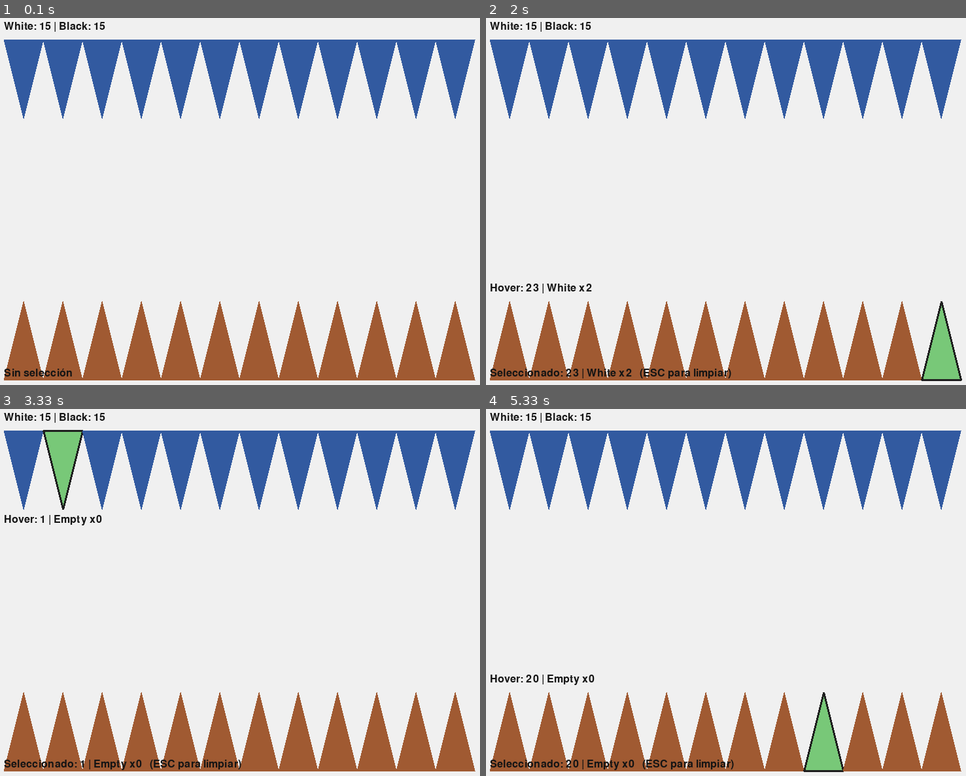
Above: before the commit, frames 1-4 (two rows, left to right).
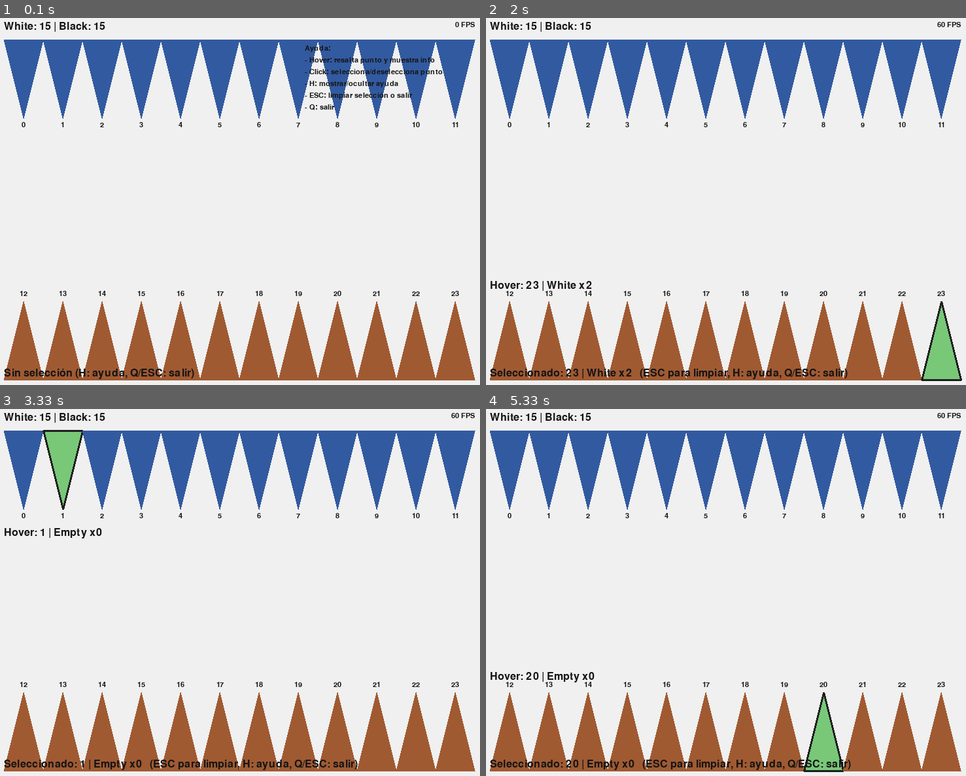
Above: after the commit, the same moments.

Repository: um-computacion/computacion-2025-backgammon-Macarena-Ardevol
Game: pygame game, started from backgammon/pygame_ui/__main__.py
The game is run twice, just before and just after one commit, with the same random seed, the same clock (stepped at 60 frames per second) and the same inputs.
Inputs (mouse positions are in pixels of both pictures, inside the frame that each line leads up to):
- Up to frame 1 (0.1 s): no input
- Up to frame 2 (2 s): hold H 0.33-0.8 s; move the mouse to (706, 227) at 0.37 s; click (562, 300) at 0.88 s; click (586, 65) at 1.22 s; click (601, 131) at 1.55 s; click (922, 359) at 1.88 s
- Up to frame 3 (3.33 s): click (163, 519) at 2.22 s; click (422, 702) at 2.55 s; click (67, 640) at 2.88 s; click (81, 467) at 3.22 s
- Up to frame 4 (5.33 s): click (601, 669) at 3.55 s; click (649, 713) at 3.88 s; click (567, 746) at 4.22 s; click (562, 625) at 4.55 s; click (754, 709) at 4.88 s; click (822, 731) at 5.22 s

The runs differ from the first frame. In frame 1, 1.4% of the frame differs, in the area x 4-99%, y 1-99%; in frame 2, 0.9%; in frame 3, 1.0%; in frame 4, 0.9%.

Commit message:
UI: índices 0..23, FPS y atajos (H/ESC/Q) en Pygame

Diff:
--- a/backgammon/pygame_ui/__main__.py
+++ b/backgammon/pygame_ui/__main__.py
@@ -51,6 +51,7 @@
         pygame.display.set_caption("Backgammon - UI mínima")
         clock = pygame.time.Clock()
         font = pygame.font.SysFont(None, 24)
+        font_small = pygame.font.SysFont(None, 16)
 
         board = Board()
         board.setup_initial()
@@ -59,6 +60,7 @@
         col_w = width / 12
 
         selected_idx = None
+        show_help = True  # H alterna ayuda
 
         running = True
         while running:
@@ -69,19 +71,20 @@
             for event in pygame.event.get():
                 if event.type == pygame.QUIT:
                     running = False
-                elif event.type == pygame.KEYDOWN and event.key == pygame.K_ESCAPE:
-                    # ESC: limpiar selección o salir si no hay selección
-                    if selected_idx is not None:
-                        selected_idx = None
-                    else:
+                elif event.type == pygame.KEYDOWN:
+                    if event.key == pygame.K_ESCAPE:
+                        if selected_idx is not None:
+                            selected_idx = None
+                        else:
+                            running = False
+                    elif event.key == pygame.K_q:
                         running = False
+                    elif event.key == pygame.K_h:
+                        show_help = not show_help
                 elif event.type == pygame.MOUSEBUTTONDOWN and event.button == 1:
                     # Click izquierdo: seleccionar/deseleccionar
                     if idx_hover is not None:
-                        if selected_idx == idx_hover:
-                            selected_idx = None
-                        else:
-                            selected_idx = idx_hover
+                        selected_idx = None if selected_idx == idx_hover else idx_hover
                     else:
                         selected_idx = None
 
@@ -127,6 +130,19 @@
             info = font.render(f"White: {white_total} | Black: {black_total}", True, TXT)
             screen.blit(info, (MARGIN, MARGIN - 28))
 
+            # Etiquetas 0..23 centradas por columna
+            for i in range(12):
+                cx = MARGIN + i * col_w + col_w / 2
+                # superior: debajo del triángulo
+                label_top = font_small.render(str(i), True, TXT)
+                rect_top = label_top.get_rect(center=(cx, MARGIN + TRI_H + 10))
+                screen.blit(label_top, rect_top)
+                # inferior: encima del triángulo
+                idx_b = 12 + i
+                label_bot = font_small.render(str(idx_b), True, TXT)
+                rect_bot = label_bot.get_rect(center=(cx, H - MARGIN - TRI_H - 12))
+                screen.blit(label_bot, rect_bot)
+
             # Tooltip hover
             if idx_hover is not None:
                 try:
@@ -134,23 +150,44 @@
                     cnt = board.count_at(idx_hover)
                     owner_lbl = "White" if owner == Board.WHITE else ("Black" if owner == Board.BLACK else "Empty")
                     tip = font.render(f"Hover: {idx_hover} | {owner_lbl} x{cnt}", True, TXT)
-                    tip_y = MARGIN + TRI_H + 8 if idx_hover <= 11 else (H - MARGIN - TRI_H - 28)
+                    tip_y = MARGIN + TRI_H + 28 if idx_hover <= 11 else (H - MARGIN - TRI_H - 32)
                     screen.blit(tip, (MARGIN, tip_y))
                 except Exception:
                     pass
 
             # Barra de estado selección
-            status_msg = "Sin selección"
+            status_msg = "Sin selección (H: ayuda, Q/ESC: salir)"
             if selected_idx is not None:
                 try:
                     owner = board.owner_at(selected_idx)
                     cnt = board.count_at(selected_idx)
                     owner_lbl = "White" if owner == Board.WHITE else ("Black" if owner == Board.BLACK else "Empty")
-                    status_msg = f"Seleccionado: {selected_idx} | {owner_lbl} x{cnt}   (ESC para limpiar)"
+                    status_msg = f"Seleccionado: {selected_idx} | {owner_lbl} x{cnt}   (ESC para limpiar, H: ayuda, Q/ESC: salir)"
                 except Exception:
-                    status_msg = f"Seleccionado: {selected_idx}"
+                    status_msg = f"Seleccionado: {selected_idx} (H: ayuda, Q/ESC: salir)"
             status = font.render(status_msg, True, TXT)
-            screen.blit(status, (MARGIN, H - MARGIN + 6 - 24))  # justo arriba del margen inferior
+            screen.blit(status, (MARGIN, H - MARGIN + 6 - 24))
+
+            # Ayuda (toggle con H)
+            if show_help:
+                help_lines = [
+                    "Ayuda:",
+                    "- Hover: resalta punto y muestra info",
+                    "- Click: selecciona/deselecciona punto",
+                    "- H: mostrar/ocultar ayuda",
+                    "- ESC: limpiar selección o salir",
+                    "- Q: salir"
+                ]
+                y = MARGIN + 8
+                for line in help_lines:
+                    surf = font_small.render(line, True, TXT)
+                    screen.blit(surf, (W - MARGIN - 260, y))
+                    y += 18
+
+            # FPS arriba a la derecha
+            fps = clock.get_fps()
+            fps_surf = font_small.render(f"{fps:.0f} FPS", True, TXT)
+            screen.blit(fps_surf, (W - MARGIN - fps_surf.get_width(), MARGIN - 28))
 
             pygame.display.flip()
             clock.tick(60)
Not shown, changed: README.md
Not shown, changed: CHANGELOG.md
